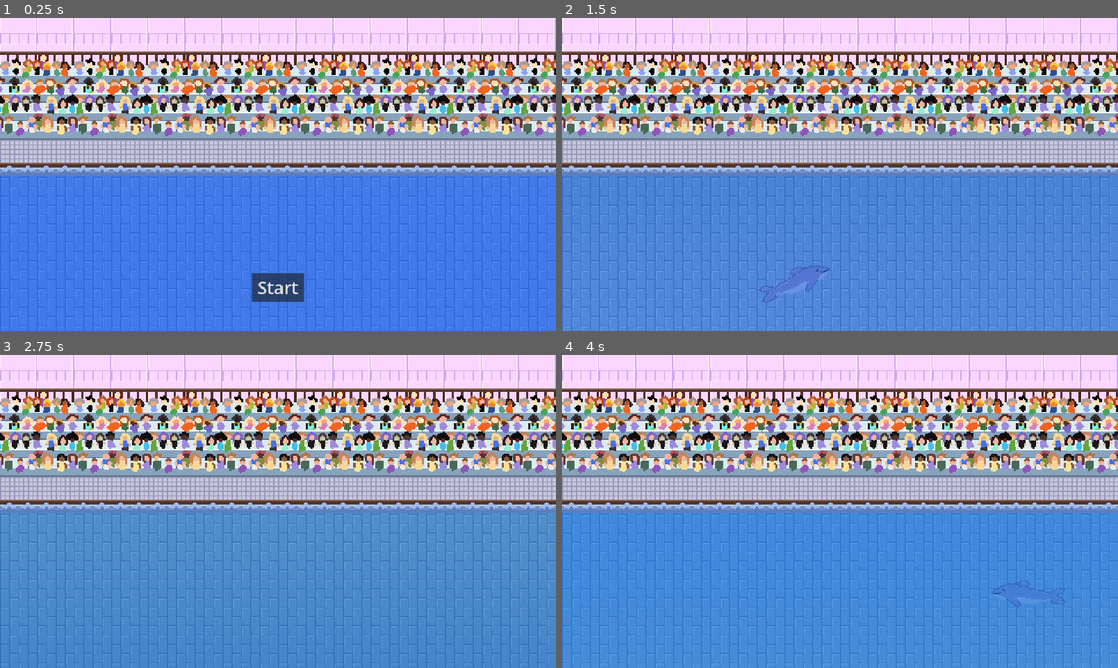
Above: before the commit, frames 1-4 (two rows, left to right).
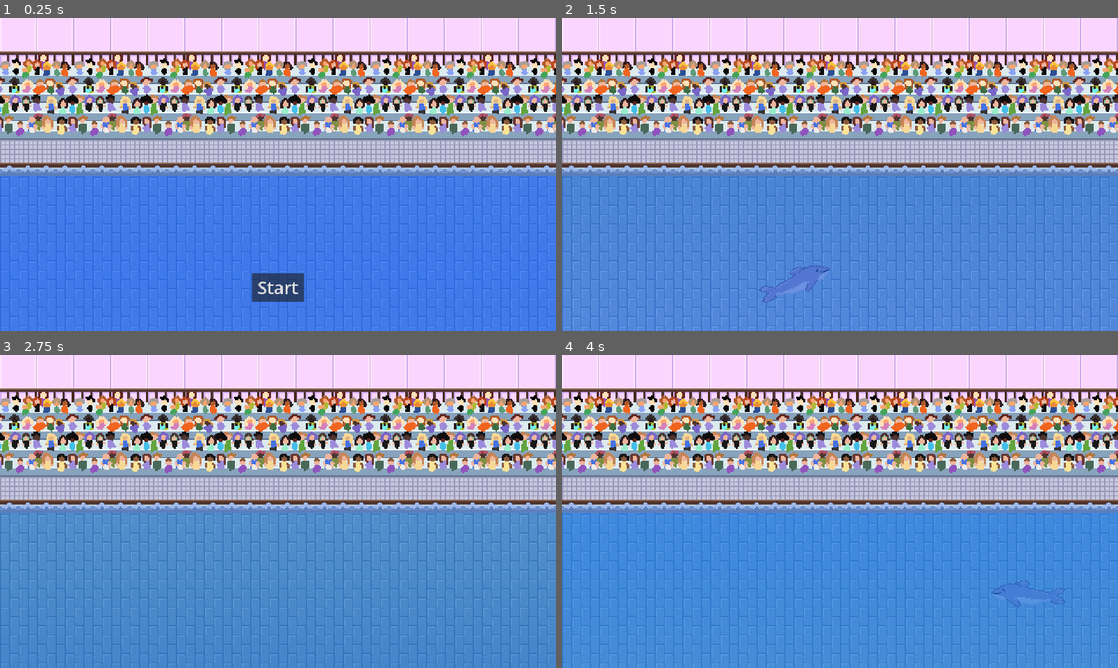
Above: after the commit, the same moments.

Repository: Kugelpanzer/GGJ-2024
Game: Godot game, scene res://Main.tscn
Same seed, same stepped clock (60 frames per second), same inputs: the game is played once before the commit and once after it.
Inputs (mouse positions are in pixels of both pictures, inside the frame that each line leads up to):
- Up to frame 1 (0.25 s): no input
- Up to frame 2 (1.5 s): click "Start" at 0.5 s; move the mouse to (962, 158) at 1.27 s
- Up to frame 3 (2.75 s): move the mouse to (166, 527) at 2.02 s
- Up to frame 4 (4 s): move the mouse to (895, 442) at 2.77 s; tap Enter at 3.5 s; move the mouse to (812, 574) at 3.52 s

The runs differ from the first frame. In frame 1, 1.1% of the frame differs, in the area x 0-100%, y 4-15%; in frame 2, 1.1%; in frame 3, 1.1%; in frame 4, 1.1%.

Commit message:
sound loop fixed, wall fixed

Diff:
--- a/Main.tscn
+++ b/Main.tscn
@@ -63,11 +63,11 @@
 color = Color(0.509804, 0.509804, 0.509804, 1)
 
 [node name="WallTileMap" type="TileMap" parent="."]
-position = Vector2(0, -40)
+position = Vector2(0, -92)
 scale = Vector2(4, 4)
 tile_set = SubResource("TileSet_rogia")
 format = 2
-layer_0/tile_data = PackedInt32Array(65535, 131073, 0, 0, 131073, 0, 1, 131073, 0, 2, 131073, 0, 3, 131073, 0, 4, 131073, 0, 5, 131073, 0, 6, 131073, 0, 7, 131073, 0, 8, 131073, 0, 9, 131073, 0, 10, 131073, 0, 11, 131073, 0, 12, 131073, 0, 13, 131073, 0, 14, 131073, 0, 131071, 196609, 0, 65536, 196609, 0, 65537, 196609, 0, 65538, 196609, 0, 65539, 196609, 0, 65540, 196609, 0, 65541, 196609, 0, 65542, 196609, 0, 65543, 196609, 0, 65544, 196609, 0, 65545, 196609, 0, 65546, 196609, 0, 65547, 196609, 0, 65548, 196609, 0, 65549, 196609, 0, 65550, 196609, 0, 65551, 196609, 0, 15, 131073, 0)
+layer_0/tile_data = PackedInt32Array(65535, 196609, 0, 0, 196609, 0, 1, 196609, 0, 2, 196609, 0, 3, 196609, 0, 4, 196609, 0, 5, 196609, 0, 6, 196609, 0, 7, 196609, 0, 8, 196609, 0, 9, 196609, 0, 10, 196609, 0, 11, 196609, 0, 12, 196609, 0, 13, 196609, 0, 14, 196609, 0, 131071, 131073, 0, 65536, 131073, 0, 65537, 131073, 0, 65538, 131073, 0, 65539, 131073, 0, 65540, 131073, 0, 65541, 131073, 0, 65542, 131073, 0, 65543, 131073, 0, 65544, 131073, 0, 65545, 131073, 0, 65546, 131073, 0, 65547, 131073, 0, 65548, 131073, 0, 65549, 131073, 0, 65550, 131073, 0, 65551, 131073, 0, 15, 196609, 0)
 
 [node name="BackgroundTileMap" type="TileMap" parent="."]
 position = Vector2(0, -92)
@@ -100,6 +100,7 @@
 
 [node name="Music" type="AudioStreamPlayer" parent="."]
 stream = ExtResource("10_34uyr")
+volume_db = -10.0
 
 [node name="LoseSound" type="AudioStreamPlayer" parent="."]
 stream = ExtResource("6")
Not shown, changed: art/Acid_Bubble.wav.import
Not shown, changed: art/Win_sound.wav.import
Not shown, changed: art/gameover.wav.import
